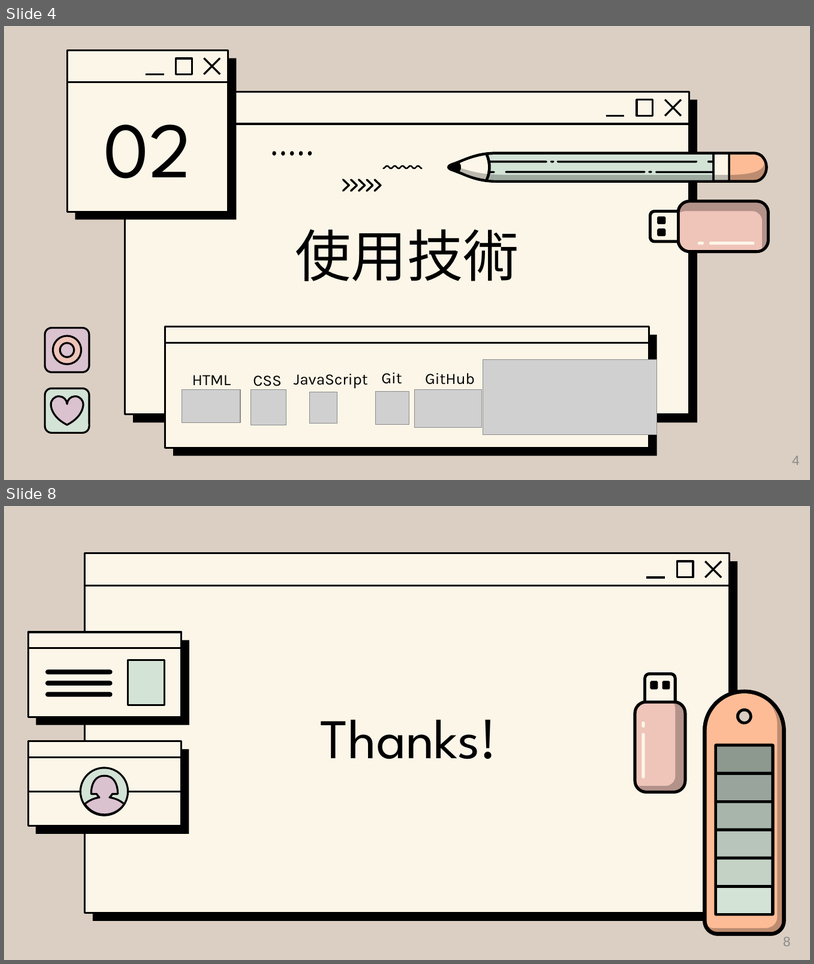
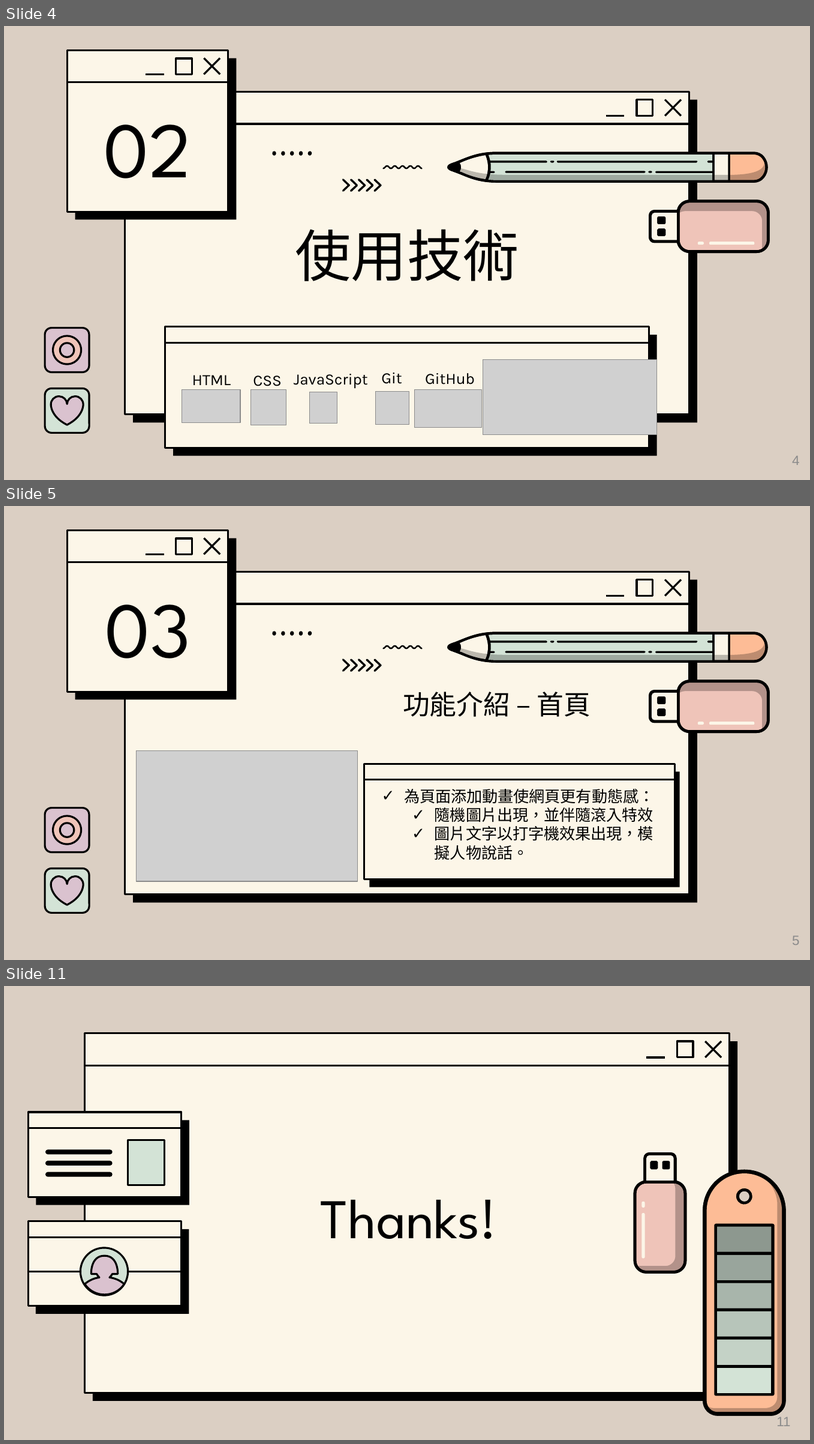
Before and after one commit to tim93009/iSpan_Midterm-Project, a slide deck: 簡報檔/midterm project_chang.pptx. Shown one above the other, each under a label of ours: slides 4 and 8 before the commit, slides 4, 5 and 11 after it; the slides between them are not shown. The pictures are 814x964 and 814x1444 pixels, drawn with LibreOffice and Linux fonts; fonts in the diff are those of the drawing; grey boxes stand for pictures; background and template pictures are left out. Boxes give left, top, right and bottom in pixels: in the first picture for what was removed or moved away, otherwise in the second. Text is boxed around its words. In the diff, an @@ line names an element or a change of style, - is before the commit and + after.

```diff
--- a/簡報檔/midterm project_chang.pptx
+++ b/簡報檔/midterm project_chang.pptx
@@ slide 5 added at (x1=4, y1=506, x2=810, y2=960), background #DBCFC3; not listed: 7 template elements that a slide beside it also shows @@
@@ group added at (x1=67, y1=530, x2=237, y2=700): 4 lines, 2 rounded rectangles, 1 rectangle @@
@@ title added at (x1=105, y1=604, x2=191, y2=658), 93.3 pt, text #000000 @@
+03
@@ freeform shape added at (x1=273, y1=631, x2=313, y2=637), fill #000000 @@
@@ freeform shape added at (x1=383, y1=645, x2=423, y2=649), fill #000000 @@
@@ group added at (x1=447, y1=632, x2=769, y2=663): 12 freeform shapes @@
@@ freeform shape added at (x1=342, y1=658, x2=382, y2=672), fill #000000 @@
@@ group added at (x1=650, y1=679, x2=770, y2=733): 6 freeform shapes @@
@@ title added at (x1=403, y1=691, x2=591, y2=717), 32 pt, text #000000 @@
+功能介紹 – 首頁
@@ picture added at (x1=136, y1=750, x2=358, y2=881) @@
@@ rounded rectangle added at (x1=365, y1=764, x2=675, y2=879), fill #FCF6E8, outline #000000 2.25 pt @@
@@ rounded rectangle added at (x1=370, y1=772, x2=680, y2=887), fill #000000 @@
@@ line added from (365, 779) to (675, 779), #000000 2.25 pt @@
@@ subtitle added at (x1=405, y1=789, x2=655, y2=859), 18.7 pt, text #000000 @@
+✓ 為頁面添加動畫使網頁更有動態感：
+  ✓ 隨機圖片出現，並伴隨滾入特效
+  ✓ 圖片文字以打字機效果出現，模擬人物說話。
@@ rounded rectangle added at (x1=45, y1=808, x2=89, y2=852), fill #DAC2CF, outline #000000 2.25 pt @@
@@ donut added at (x1=53, y1=816, x2=81, y2=844), fill #EFC4B9, outline #000000 2.25 pt @@
@@ rounded rectangle added at (x1=45, y1=868, x2=89, y2=913), fill #D3E3D6, outline #000000 2.25 pt @@
@@ freeform shape added at (x1=51, y1=876, x2=84, y2=904), fill #DAC2CF, outline #000000 2.25 pt @@
@@ page number added at (x1=792, y1=936, x2=800, y2=945), 16 pt, text #8C8C8C @@
+5
@@ what was slide 8 is now slide 11 @@
@@ page number at (x1=777, y1=1417, x2=791, y2=1426): text changed @@
-8
+11
```
Also in this commit, not shown: 4 slides changed, 2 other slides added.
